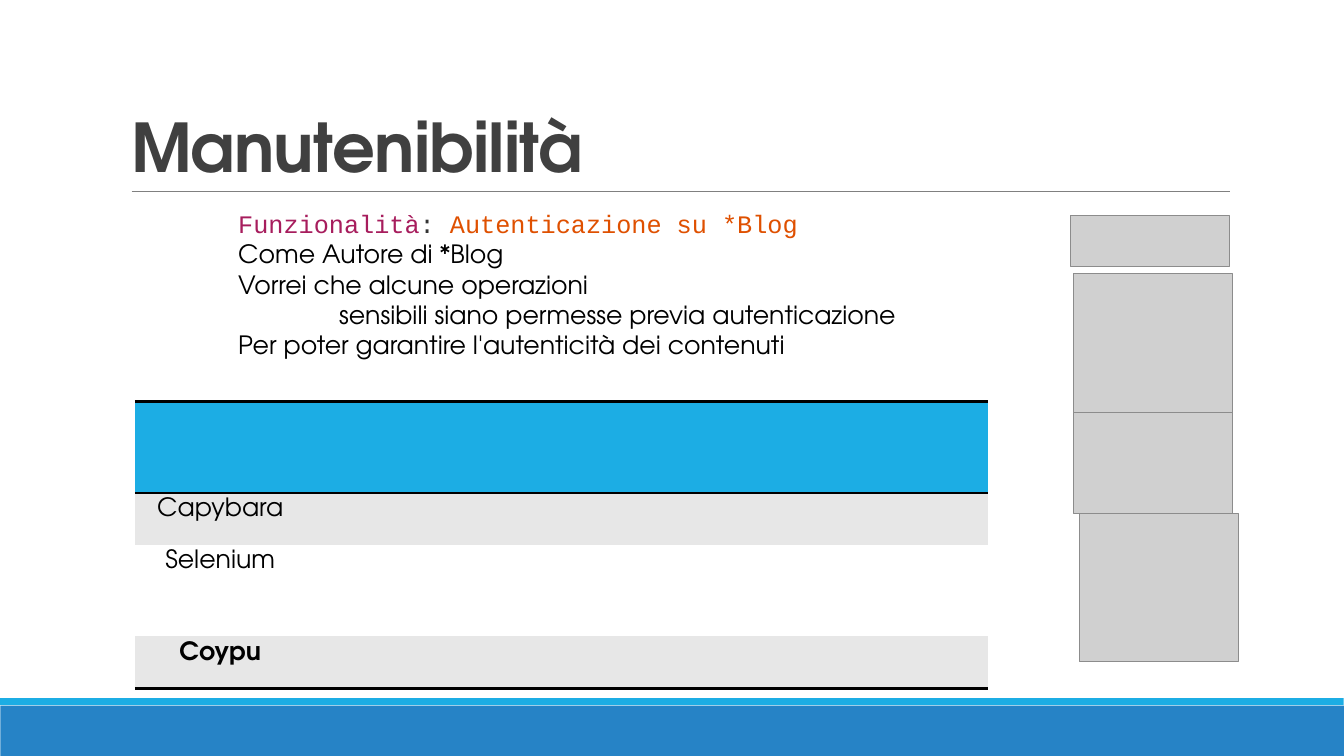
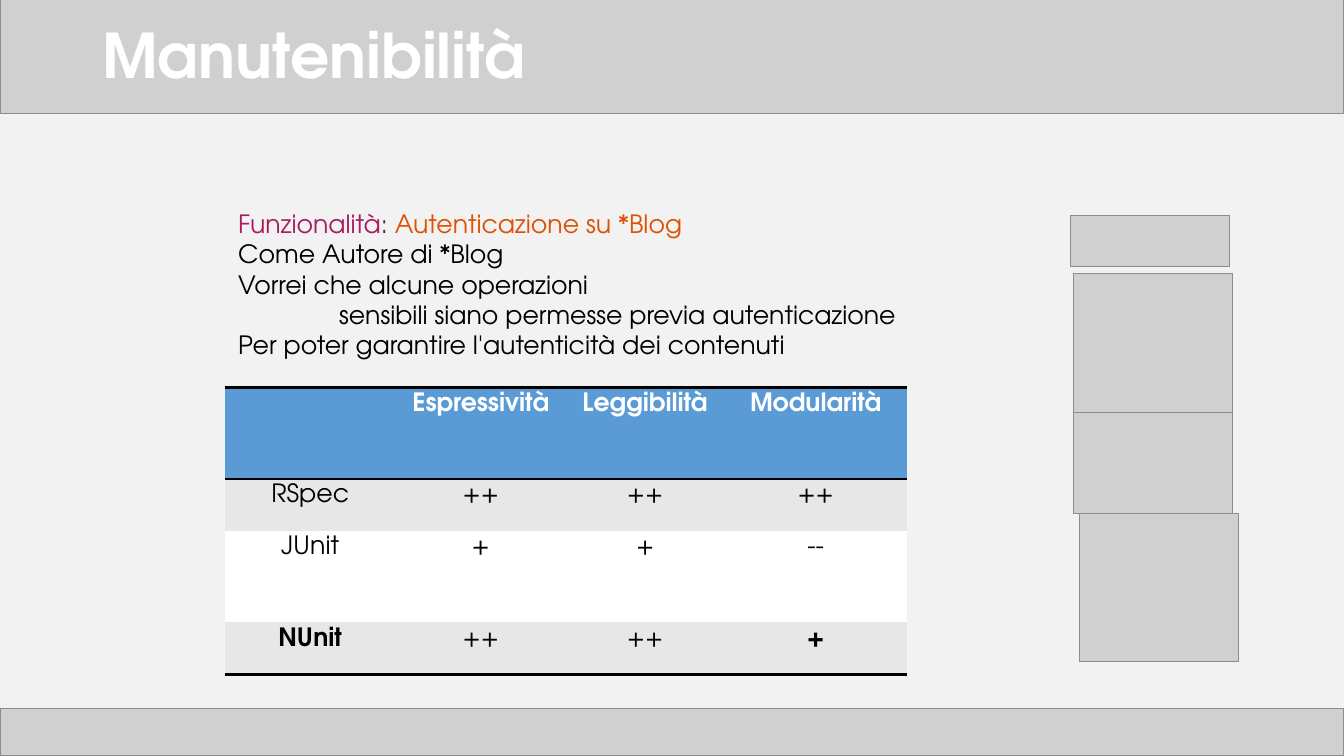
Before and after one commit to TTia/xblog-thesis, a slide deck: slide 20 of Presentazione.pptx. Drawn at 1344x756 pixels with LibreOffice and Linux fonts; fonts in the diff are those of the drawing; grey boxes stand for pictures. Boxes give left, top, right and bottom in pixels: in the first picture for what was removed or moved away, otherwise in the second. Text is boxed around its words. In the diff, an @@ line names an element or a change of style, - is before the commit and + after.

```diff
--- a/Presentazione.pptx
+++ b/Presentazione.pptx
@@ background #FFFFFF to #F2F2F2 @@
@@ picture added at (x1=0, y1=0, x2=1344, y2=113) @@
@@ title "Manutenibilità" moved from (x1=131, y1=117, x2=582, y2=192) to (x1=102, y1=28, x2=525, y2=78) @@
@@ title "Manutenibilità" at (x1=102, y1=28, x2=525, y2=78): size 48 to 44 pt, text colour #404040 to #FFFFFF, letter spacing -0.5 to 0 pt; line spacing 0.85 to 0.9; vertical alignment bottom to middle @@
@@ line removed from (132, 192) to (1231, 192) @@
@@ text at (x1=238, y1=214, x2=682, y2=245): font Courier New to TeX Gyre Adventor in "Funzionalità: Autenticazione su *Blog" @@
@@ table at (x1=225, y1=388, x2=907, y2=676) @@
-column 1:  | Capybara | Selenium | Coypu
-column 2:  |  |  | 
-column 3:  |  |  | 
-column 4:  |  |  | 
-column 5:  |  |  | 
+column 1:  | RSpec | JUnit | NUnit
+column 2: Espressività | ++ | + | ++
+column 3: Leggibilità | ++ | + | ++
+column 4: Modularità | ++ | -- | +
@@ table resized from (x1=135, y1=402, x2=988, y2=690) to (x1=225, y1=388, x2=907, y2=676) @@
@@ rectangle removed at (x1=0, y1=706, x2=1344, y2=756) @@
@@ rectangle removed at (x1=0, y1=699, x2=1344, y2=706) @@
@@ picture added at (x1=0, y1=709, x2=1344, y2=756) @@
```
Also in this commit, not shown: 20 other slides changed, 4 other files.
